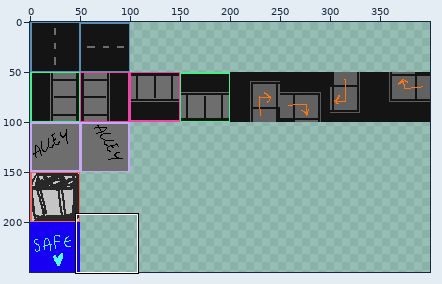
A sprite sheet gets an edit: art/placeholder_streettiles.png. Above, an overview of the earlier version with the close-up marked.
Close-up. As it was:
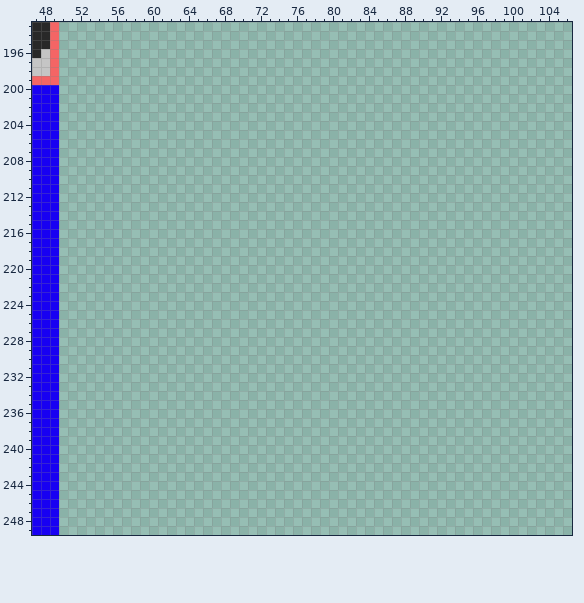
The file is 400x250 pixels. Colours within 5 levels of each other are drawn and written as one. Shown: x 47..106, y 193..249.
The same view after the edit:
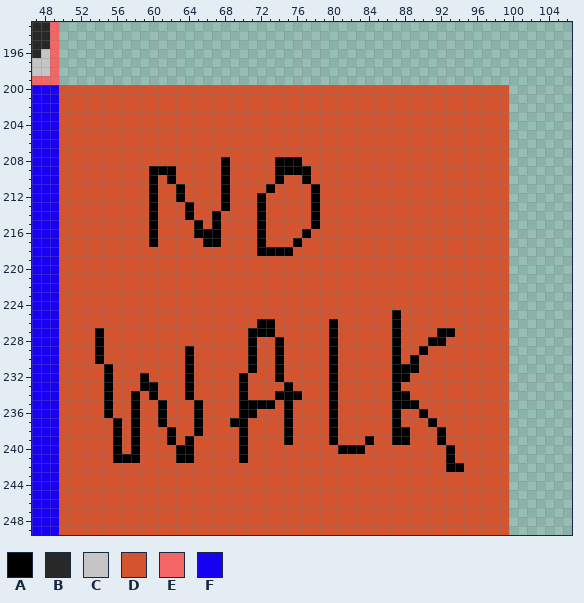
Palette (. is transparent): A #000000  B #282828  C #c5c5c5  D #d3542e  E #f46565  F #1800f2
Changes in this commit:
y 200..207: x 50..99 .................................................. -> DDDDDDDDDDDDDDDDDDDDDDDDDDDDDDDDDDDDDDDDDDDDDDDDDD
y 208: x 50..99 .................................................. -> DDDDDDDDDDDDDDDDDDADDDDDAAADDDDDDDDDDDDDDDDDDDDDDD
y 209: x 50..99 .................................................. -> DDDDDDDDDDAAADDDDDADDDDDAAAADDDDDDDDDDDDDDDDDDDDDD
y 210: x 50..99 .................................................. -> DDDDDDDDDDADADDDDDADDDDDADDADDDDDDDDDDDDDDDDDDDDDD
y 211: x 50..99 .................................................. -> DDDDDDDDDDADDADDDDADDDDADDDDADDDDDDDDDDDDDDDDDDDDD
y 212: x 50..99 .................................................. -> DDDDDDDDDDADDADDDDADDDADDDDDADDDDDDDDDDDDDDDDDDDDD
y 213: x 50..99 .................................................. -> DDDDDDDDDDADDDADDDADDDADDDDDADDDDDDDDDDDDDDDDDDDDD
y 214: x 50..99 .................................................. -> DDDDDDDDDDADDDADDADDDDADDDDDADDDDDDDDDDDDDDDDDDDDD
y 215: x 50..99 .................................................. -> DDDDDDDDDDADDDDADADDDDADDDDDADDDDDDDDDDDDDDDDDDDDD
y 216: x 50..99 .................................................. -> DDDDDDDDDDADDDDAAADDDDADDDDADDDDDDDDDDDDDDDDDDDDDD
y 217: x 50..99 .................................................. -> DDDDDDDDDDADDDDDAADDDDADDDADDDDDDDDDDDDDDDDDDDDDDD
y 218: x 50..99 .................................................. -> DDDDDDDDDDDDDDDDDDDDDDAAAADDDDDDDDDDDDDDDDDDDDDDDD
y 219..224: x 50..99 .................................................. -> DDDDDDDDDDDDDDDDDDDDDDDDDDDDDDDDDDDDDDDDDDDDDDDDDD
y 225: x 50..99 .................................................. -> DDDDDDDDDDDDDDDDDDDDDDDDDDDDDDDDDDDDDADDDDDDDDDDDD
y 226: x 50..99 .................................................. -> DDDDDDDDDDDDDDDDDDDDDDAADDDDDDADDDDDDADDDDDDDDDDDD
y 227: x 50..99 .................................................. -> DDDDADDDDDDDDDDDDDDDDAAADDDDDDADDDDDDADDDDAADDDDDD
y 228: x 50..99 .................................................. -> DDDDADDDDDDDDDDDDDDDDADDADDDDDADDDDDDADDDAADDDDDDD
y 229: x 50..99 .................................................. -> DDDDADDDDDDDDDADDDDDDADDADDDDDADDDDDDADDADDDDDDDDD
y 230: x 50..99 .................................................. -> DDDDADDDDDDDDDADDDDDDADDADDDDDADDDDDDADADDDDDDDDDD
y 231: x 50..99 .................................................. -> DDDDDADDDDDDDDADDDDDDADDADDDDDADDDDDDAAADDDDDDDDDD
y 232: x 50..99 .................................................. -> DDDDDADDDADDDDADDDDDADDDADDDDDADDDDDDAADDDDDDDDDDD
y 233: x 50..99 .................................................. -> DDDDDADDDAADDDADDDDDADDDDADDDDADDDDDDADDDDDDDDDDDD
y 234: x 50..99 .................................................. -> DDDDDADDADADDDADDDDDADDDAAADDDADDDDDDAADDDDDDDDDDD
y 235: x 50..99 .................................................. -> DDDDDADDADDADDDADDDDAAAADADDDDADDDDDDAAADDDDDDDDDD
y 236: x 50..99 .................................................. -> DDDDDADDADDADDDADDDDAADDDADDDDADDDDDDADDADDDDDDDDD
y 237: x 50..99 .................................................. -> DDDDDDADADDADDDADDDAADDDDADDDDADDDDDDADDDADDDDDDDD
y 238: x 50..99 .................................................. -> DDDDDDADADDDADDADDDDADDDDADDDDADDDDDDAADDDADDDDDDD
y 239: x 50..99 .................................................. -> DDDDDDADADDDADADDDDDADDDDADDDDADDDADDAADDDADDDDDDD
y 240: x 50..99 .................................................. -> DDDDDDADADDDDAADDDDDADDDDDDDDDDAAADDDDDDDDDADDDDDD
y 241: x 50..99 .................................................. -> DDDDDDAAADDDDAADDDDDADDDDDDDDDDDDDDDDDDDDDDADDDDDD
y 242: x 50..99 .................................................. -> DDDDDDDDDDDDDDDDDDDDDDDDDDDDDDDDDDDDDDDDDDDAADDDDD
y 243..249: x 50..99 .................................................. -> DDDDDDDDDDDDDDDDDDDDDDDDDDDDDDDDDDDDDDDDDDDDDDDDDD
Where, in picture pixels (left, top, right, bottom), the same in both close-ups:
added: (59, 85, 509, 535)
